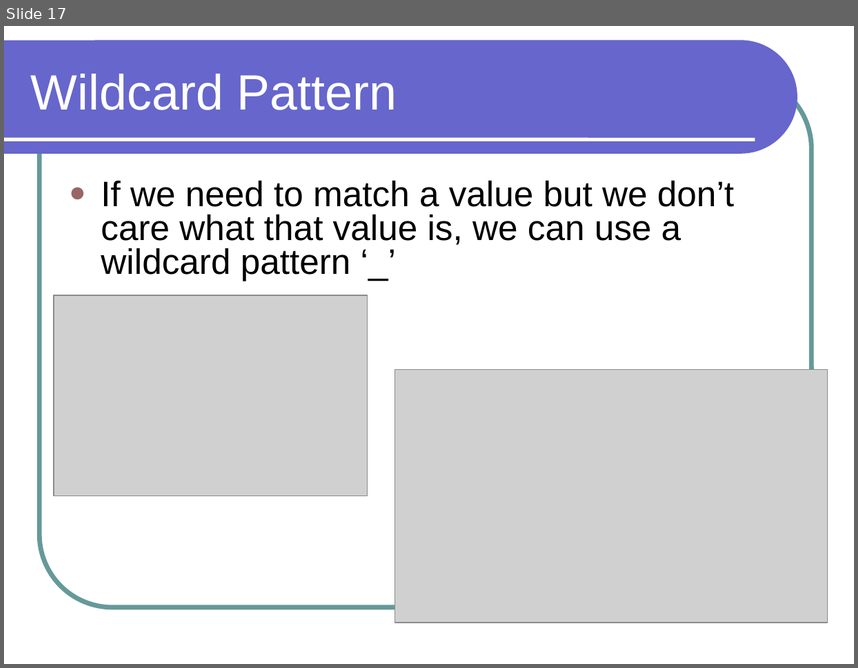
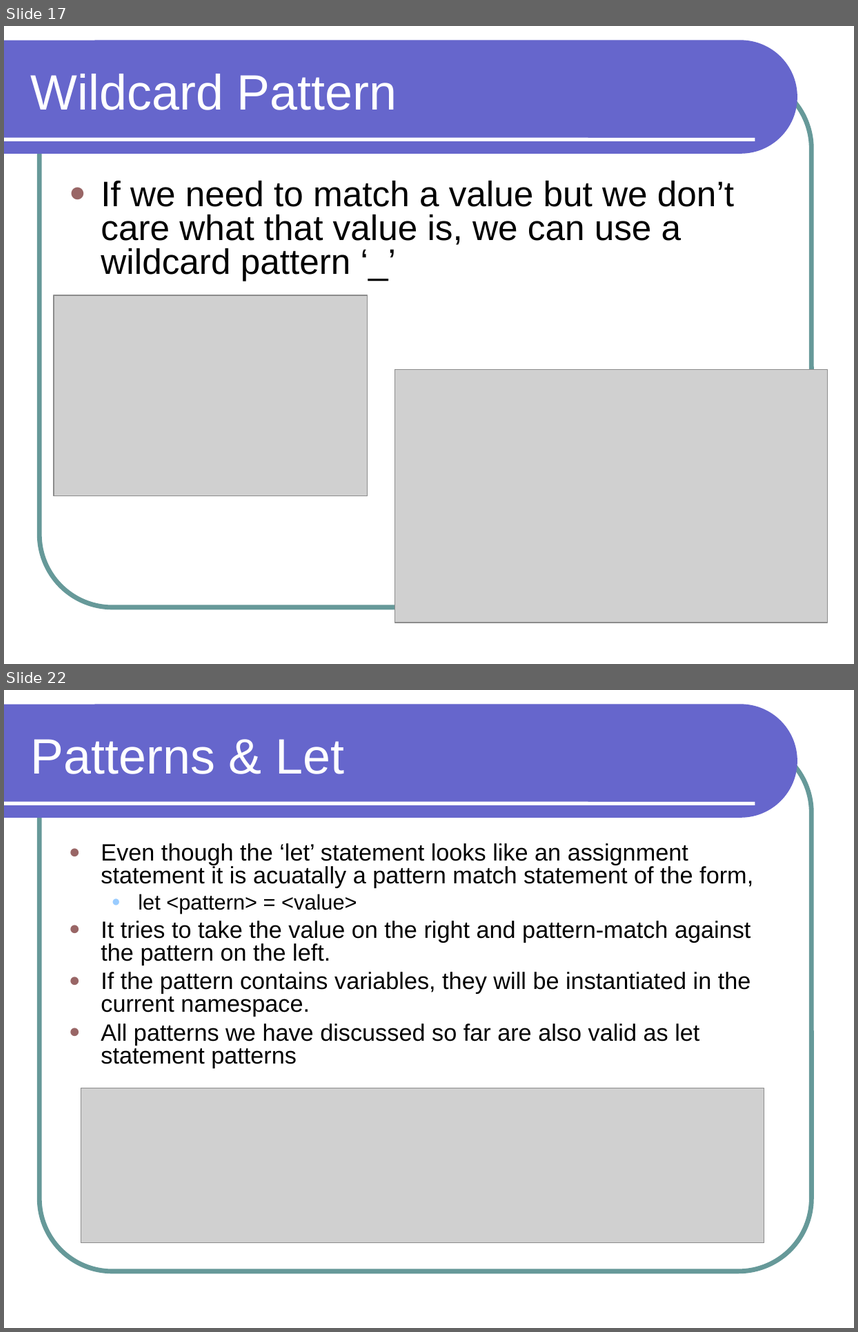
Before and after one commit to lutzhamel/CSC301, a slide deck: notes/csc301-ln013.ppt. Shown one above the other, each under a label of ours: slide 17 before the commit, slides 17 and 22 after it; the slides between them are not shown. The pictures are 858x668 and 858x1332 pixels, drawn with LibreOffice and Linux fonts; fonts in the diff are those of the drawing; grey boxes stand for pictures. Boxes give left, top, right and bottom in pixels: in the first picture for what was removed or moved away, otherwise in the second. Text is boxed around its words. In the diff, an @@ line names an element or a change of style, - is before the commit and + after.

```diff
--- a/notes/csc301-ln013.ppt
+++ b/notes/csc301-ln013.ppt
@@ slide 22 added at [4, 690, 854, 1328], background #FFFFFF; not listed: 3 template elements that a slide beside it also shows @@
@@ title added at [31, 739, 345, 774], 42 pt, text #FFFFFF @@
+Patterns & Let
@@ text added at [101, 843, 753, 1067], 20 pt, text #000000 @@
+● Even though the ‘let’ statement looks like an assignment statement it is acuatally a pattern match statement of the form,
+  ● let <pattern> = <value>
+● It tries to take the value on the right and pattern-match against the pattern on the left.
+● If the pattern contains variables, they will be instantiated in the current namespace.
+● All patterns we have discussed so far are also valid as let statement patterns
@@ picture added at [81, 1088, 764, 1243] @@
```
Also in this commit, not shown: 5 other slides added, 1 slide removed, 5 other files.
